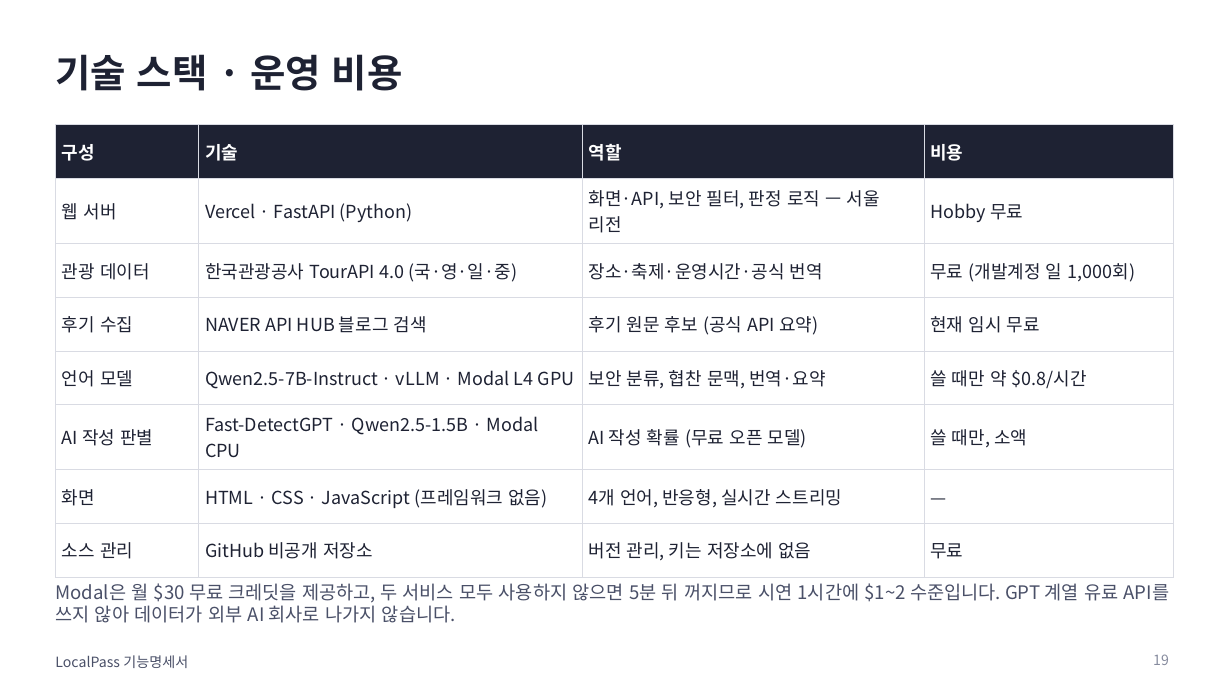
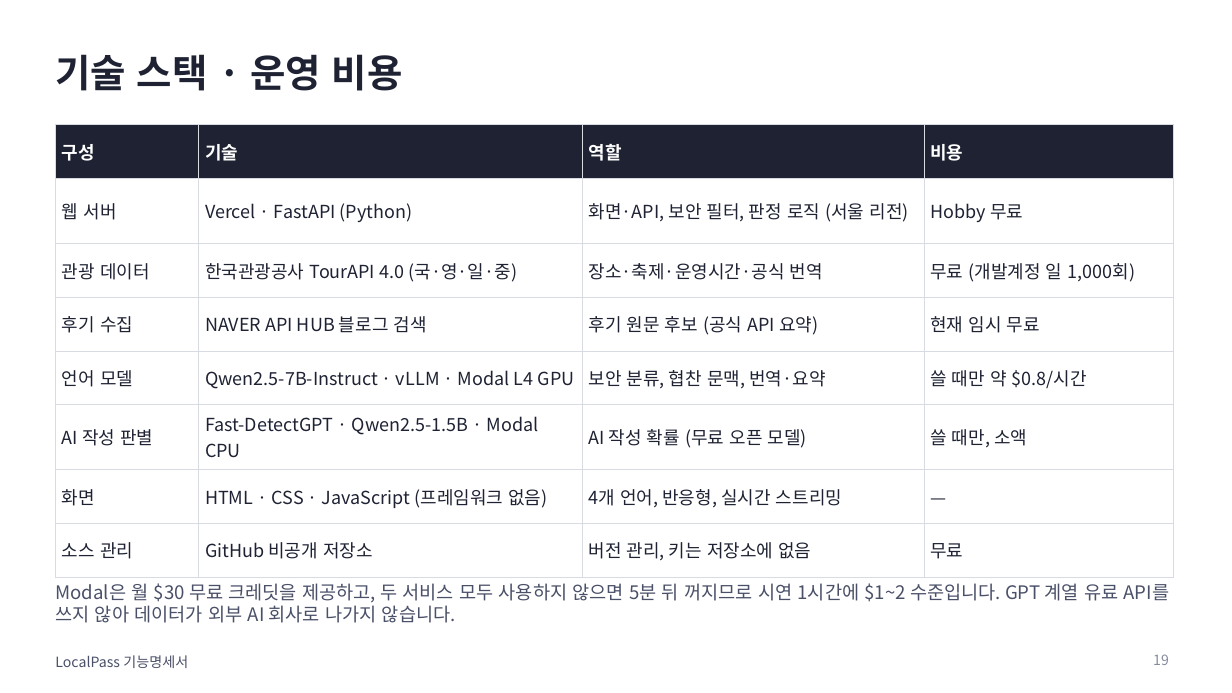
Before and after one commit to 55wind/localpass, a slide deck: slide 19 of docs/LocalPass_기능명세서.pptx. Drawn at 1232x693 pixels with LibreOffice and Linux fonts; fonts in the diff are those of the drawing. Boxes give left, top, right and bottom in pixels: in the first picture for what was removed or moved away, otherwise in the second. Text is boxed around its words. In the diff, an @@ line names an element or a change of style, - is before the commit and + after.

```diff
--- a/docs/LocalPass_기능명세서.pptx
+++ b/docs/LocalPass_기능명세서.pptx
@@ table at box(55, 125, 1174, 565) @@
-row 2, column 3: 화면·API, 보안 필터, 판정 로직 — 서울 리전
+row 2, column 3: 화면·API, 보안 필터, 판정 로직 (서울 리전)
```
Also in this commit, not shown: 12 other slides changed, 6 other files.
